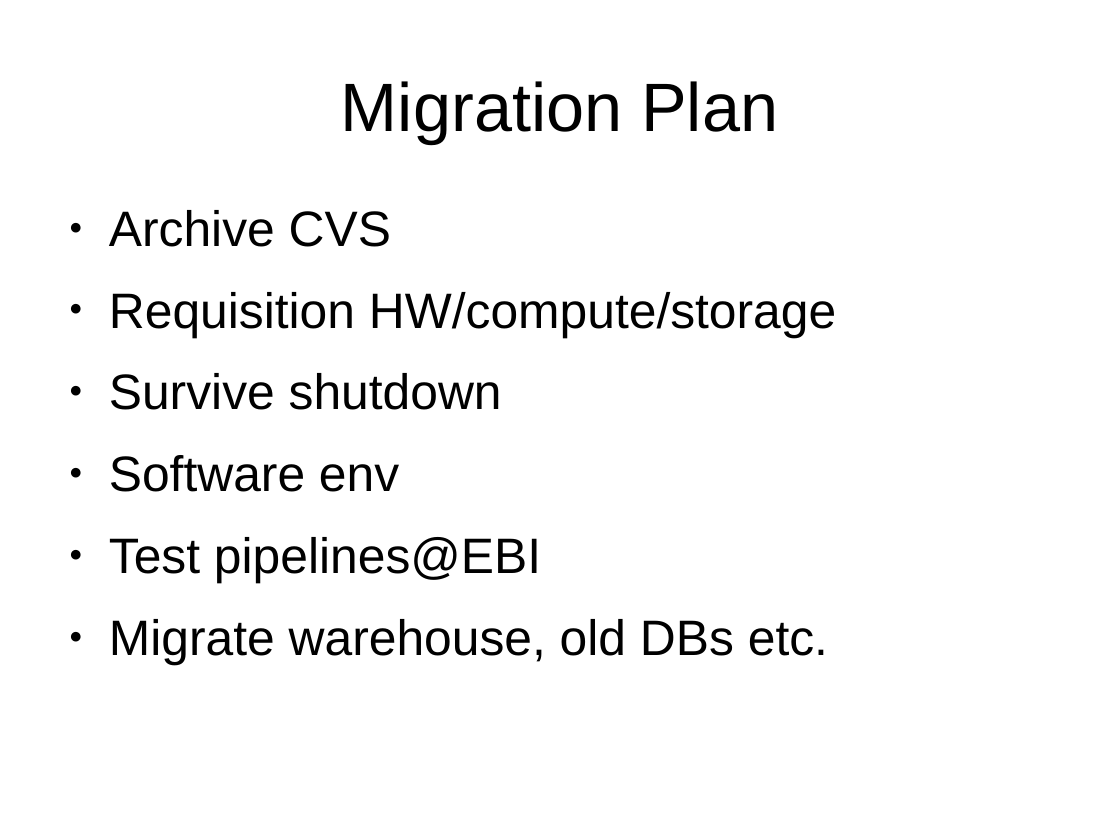
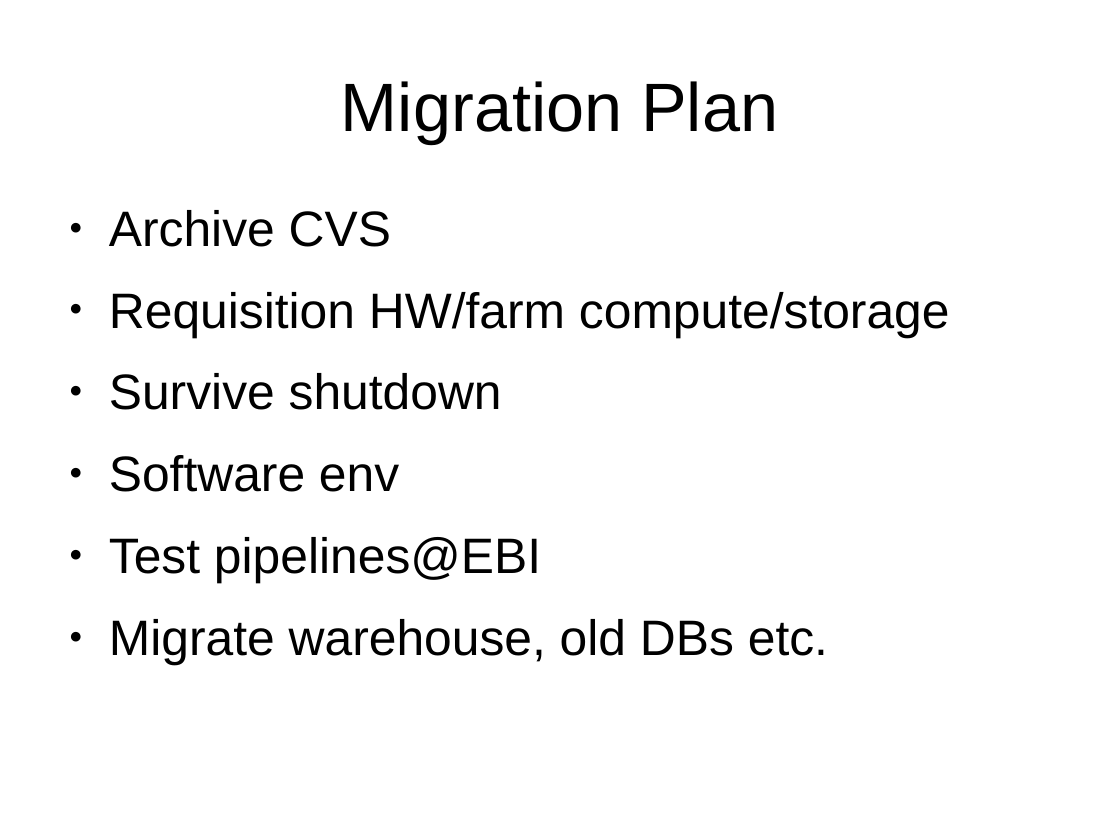
Before and after one commit to avullo/ensembl-migration-pm, a slide deck: slide 28 of data-review-10-16/talk.odp. Drawn at 1120x840 pixels with LibreOffice and Linux fonts; fonts in the diff are those of the drawing; background and template pictures are left out. Boxes give left, top, right and bottom in pixels: in the first picture for what was removed or moved away, otherwise in the second. Text is boxed around its words. In the diff, an @@ line names an element or a change of style, - is before the commit and + after.

```diff
--- a/data-review-10-16/talk.odp
+++ b/data-review-10-16/talk.odp
@@ text at bbox=[109, 292, 950, 338]: text changed @@
-● Requisition HW/compute/storage
+● Requisition HW/farm compute/storage
```
Also in this commit, not shown: 11 other slides changed, 2 slides added, 1 slide removed, 4 other files.
